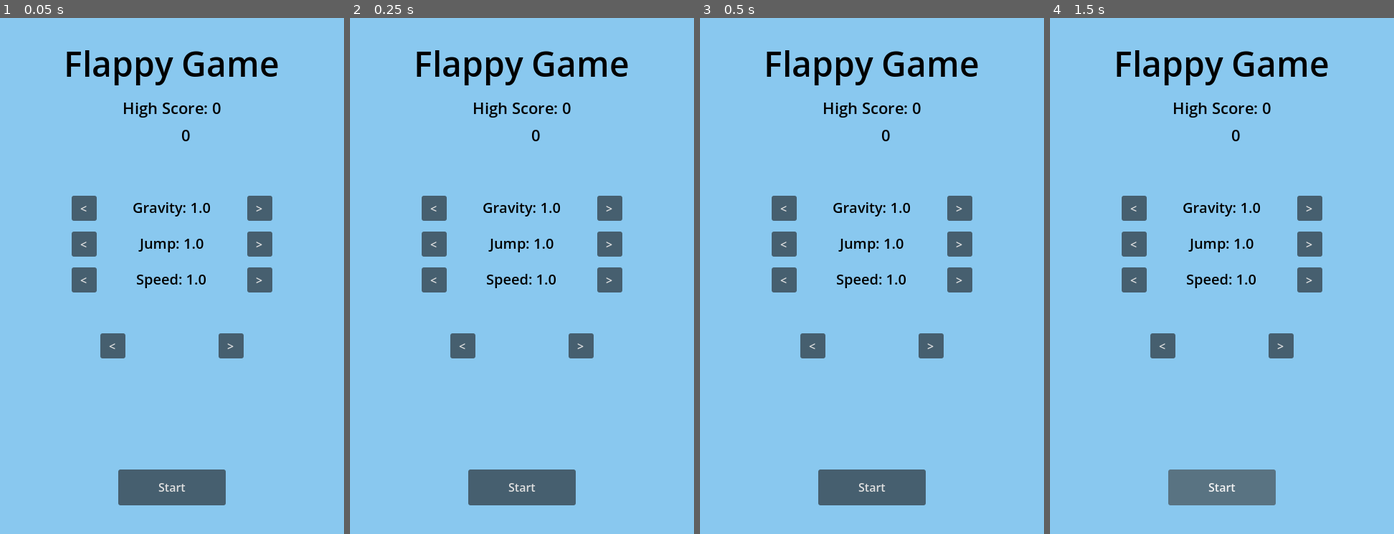
Above: before the commit, frames 1-4 (left to right).
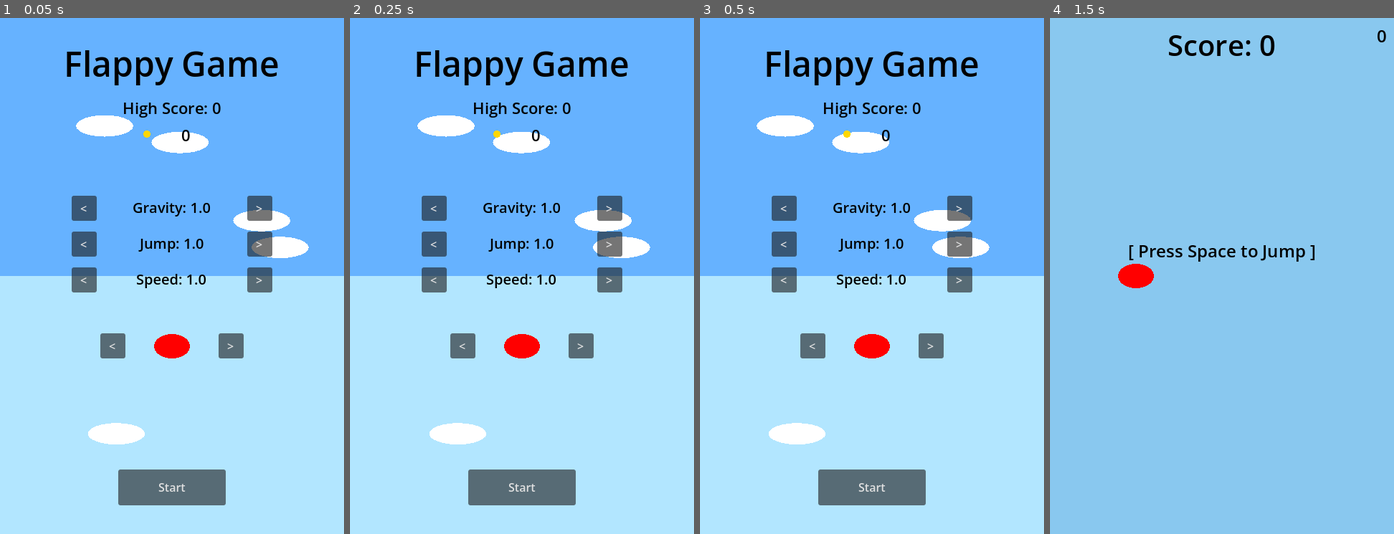
Above: after the commit, the same moments.

Repository: Tortiz-CSUF/flappy-game
Game: Godot game, scene res://Scenes/title_screen.tscn
Two runs of this game, one before a commit and one after it. Both use one fixed random seed, a clock stepped at 60 frames per second and the inputs below.
Inputs (mouse positions are in pixels of both pictures, inside the frame that each line leads up to):
- Up to frame 1 (0.05 s): no input
- Up to frame 2 (0.25 s): no input
- Up to frame 3 (0.5 s): no input
- Up to frame 4 (1.5 s): click "Start" at 0.5 s; click (1222, 487) at 1.25 s, where only the run before the commit has a clickable "Start"

The runs differ from the first frame. In frame 1, 93% of the frame differs, in the area x 0-100%, y 0-100%; in frame 2, 94%; in frame 3, 94%; in frame 4, 8.1%.
Error after the commit: Parse Error: Preload file "res://coin.tscn" does not exist. (res://Scripts/main.gd:5)

Commit message:
Cloud Draw
- Cloud drawing and buttons hooked in

Diff:
--- a/Scripts/title_screen.gd
+++ b/Scripts/title_screen.gd
@@ -32,7 +32,66 @@
 
 
 func _ready() -> void:
-	pass # Replace with function body.
+	# shows saved high score and coin count
+	$HighScoreLabel.text = "High Score: " + str(GameData.high_score)
+	$CoinCountLabel.text = str(GameData.coins)
+
+	# shows current settings vals
+	update_settings_labels()
+
+	# connects cloud spawn timer and settings buttons
+	$CloudTimer.timeout.connect(_on_cloud_timer_timeout)
+	$StartButton.pressed.connect(_on_start_pressed)
+	$GravityDownButton.pressed.connect(_on_gravity_down)
+	$GravityUpButton.pressed.connect(_on_gravity_up)
+	$JumpDownButton.pressed.connect(_on_jump_down)
+	$JumpUpButton.pressed.connect(_on_jump_up)
+	$SpeedDownButton.pressed.connect(_on_speed_down)
+	$SpeedUpButton.pressed.connect(_on_speed_up)
+	$ColorDownButton.pressed.connect(_on_color_down)
+	$ColorUpButton.pressed.connect(_on_color_up)
+
+	# spawn initial clouds at load
+	for i in range(5):
+		clouds.append(Vector2(randf_range(0, 480), randf_range(CLOUD_MIN_Y, CLOUD_MAX_Y)))
+
+func _draw():
+	# draw sky
+	draw_rect(Rect2(0, 0, 480, 360), SKY_TOP_CPLOR)
+	draw_rect(Rect2(0, 360, 480, 360), SKY_BOTTOM_COLOR)
+
+	# draw clouds
+	for cloud_pos in clouds:
+		var points = PackedVector2Array()
+		for i in range(CLOUD_POINTS):
+			var angle = i * TAU / CLOUD_POINTS
+			var x = cloud_pos.x + cos(angle) * CLOUD_WIDTH / 2.0
+			var y = cloud_pos.y + sin(angle) * CLOUD_HEIGHT / 2.0
+			points.append(Vector2(x, y))
+
+		draw_colored_polygon(points, Color.WHITE)
+
+	# draw coin icon
+	var icon_pos = $CoinIcon.position
+	var coin_points = PackedVector2Array()
+	for i in range(COIN_ICON_POINTS):
+		var angle = i * TAU / COIN_ICON_POINTS
+		var x = icon_pos.x + cos(angle) * COIN_ICON_RADIUS / 2.0
+		var y = icon_pos.y + sin(angle) * COIN_ICON_RADIUS / 2.0
+		coin_points.append(Vector2(x, y))
+
+	draw_colored_polygon(coin_points, COIN_ICON_COLOR)
+
+	# Draw player preview
+	var preview_pos = $PlayerPreview.position
+	var oval_points = PackedVector2Array()
+	for i in range(OVAL_POINTS):
+		var angle = i * TAU / OVAL_POINTS
+		var x = preview_pos.x + cos(angle) * OVAL_WIDTH / 2.0
+		var y = preview_pos.y + sin(angle) * OVAL_HEIGHT / 2.0
+		oval_points.append(Vector2(x, y))
+
+	draw_colored_polygon(oval_points, GameData.get_player_color())
 
 
 func _process(delta: float) -> void:
